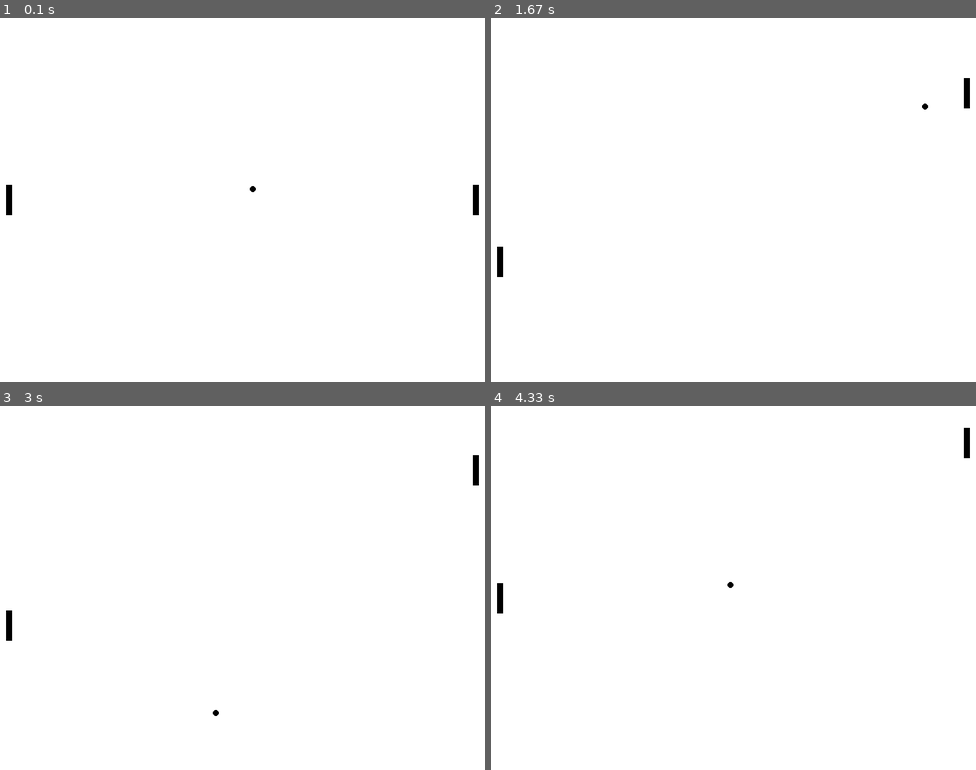
Above: before the commit, frames 1-4 (two rows, left to right).
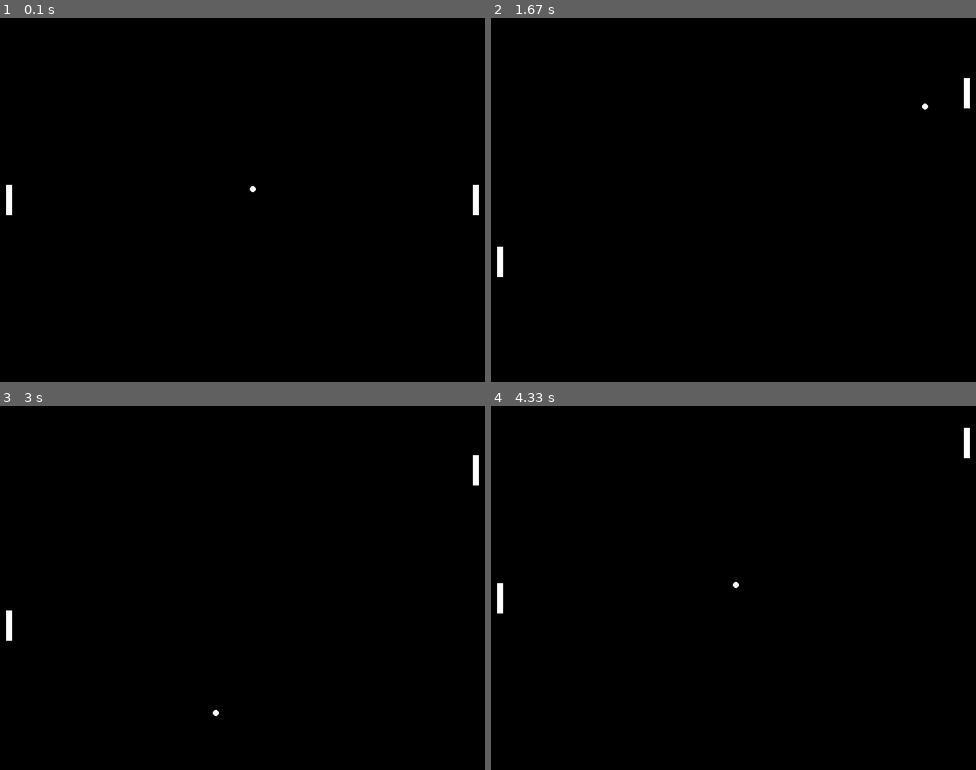
Above: after the commit, the same moments.

Repository: tk-wong/pygame-pong
Game: pygame game, started from main.py
Same seed, same stepped clock (60 frames per second), same inputs: the game is played once before the commit and once after it.
Inputs:
- Up to frame 1 (0.1 s): no input
- Up to frame 2 (1.67 s): hold S 0.33-0.8 s; hold Up 0.33-0.8 s; hold Up 0.83-1.3 s; hold W 0.83-1.3 s; hold Down 1.33-1.63 s; hold S 1.33-1.63 s
- Up to frame 3 (3 s): hold Up 1.67-2.03 s; hold W 1.67-2.03 s; hold Down 2.07-2.43 s; hold S 2.07-2.43 s; hold Up 2.47-2.77 s; hold W 2.47-2.77 s; hold Down from 2.8 s (still down); hold S from 2.8 s (still down)
- Up to frame 4 (4.33 s): release Down at 3.1 s; release S at 3.1 s; hold Up 3.13-3.5 s; hold W 3.13-3.5 s; hold Down 3.53-3.9 s; hold S 3.53-3.9 s; hold Up 3.93-4.23 s; hold W 3.93-4.23 s; hold Down from 4.27 s (still down); hold S from 4.27 s (still down)

The runs differ from the first frame. In frame 1, 100% of the frame differs, in the area x 0-100%, y 0-100%; in frame 2, 100%; in frame 3, 100%; in frame 4, 100%.

Commit message:
add Bat class for paddle functionality and integrate into main game loop

Diff:
--- /dev/null
+++ b/bat.py
@@ -0,0 +1,24 @@
+import pygame
+
+
+class Bat:
+    def __init__(self, top_left_x, top_left_y, width, height, color=(0,0,0)):
+        self.rect = pygame.Rect(top_left_x, top_left_y, width, height)
+        self.color = color
+
+    def move_up(self, speed, border_top):
+        if self.rect.top > border_top:
+            self.rect.y -= speed
+
+    def move_down(self, speed, border_bottom):
+        if self.rect.bottom < border_bottom:
+            self.rect.y += speed
+
+    def ball_hit(self, ball):
+        return self.rect.colliderect(ball)
+
+    def y(self):
+        return self.rect.y
+
+    def draw(self, screen):
+        pygame.draw.rect(screen, self.color, self.rect)
--- a/main.py
+++ b/main.py
@@ -1,6 +1,8 @@
 import math
+import random
 
 import pygame
+from bat import Bat
 
 
 def main():
@@ -10,27 +12,27 @@
     screen_height = 600
     target_fps = 60
     ball_speed = 4.5
-    ball_x, ball_y = (400, 300)
     ball_radius = 5
     is_reversed_x = False
     is_reversed_y = False
-    is_hit_left = False
-    is_hit_right = False
     screen = pygame.display.set_mode((screen_width, screen_height))
     border = screen.get_rect()
+    ball_x, ball_y = border.center
     pygame.display.set_caption("Ping Pong")
     clock = pygame.time.Clock()
     # Set up colors
     white = (255, 255, 255)
     black = (0, 0, 0)
-    red = (255, 0, 0)
-
+    background_color = black
+    object_color = white
     bat_width = 10
     bat_height = 50
     padding = 10
-    left_bat = pygame.Rect(0 + padding, screen_height // 2 - bat_height // 2, bat_width, bat_height)
-    right_bat = pygame.Rect(screen_width - bat_width - padding, screen_height // 2 - bat_height // 2, bat_width,
-                            bat_height)
+    left_bat = Bat(top_left_x=+ padding, top_left_y=screen_height // 2 - bat_height // 2, width=bat_width,
+                   height=bat_height, color=object_color)
+    right_bat = Bat(top_left_x=screen_width - bat_width - padding, top_left_y=screen_height // 2 - bat_height // 2,
+                    width=bat_width,
+                    height=bat_height, color=object_color)
     pad_speed = 5
 
     screen.fill(white)
@@ -43,34 +45,19 @@
             if event.type == pygame.QUIT:
                 pygame.quit()
                 exit()
-
-        # Update the display
-        # pygame.display.flip()
-        # Fill the screen with white color
-
-        # if is_hit_left and ball_x >= border.center[0]:
-        #     is_hit_left = False
-        # if is_hit_right and ball_x <= border.center[0]:
-        #     is_hit_right = False
-
-        screen.fill(white)
-        # hit_box_x = ball_x - ball_radius
-        # hit_box_y = ball_y - ball_radius
-        # hit_box_size = ball_radius * 2
-        # hit_box = pygame.Rect(hit_box_x, hit_box_y, hit_box_size, hit_box_size)
-        # pygame.draw.rect(screen, red, hit_box,1)
-        pygame.draw.rect(screen, black, left_bat)
-        pygame.draw.rect(screen, black, right_bat)
-        ball = pygame.draw.circle(screen, black, (ball_x, ball_y), ball_radius)
+        screen.fill(background_color)
+        left_bat.draw(screen)
+        right_bat.draw(screen)
+        ball = pygame.draw.circle(screen, object_color, (ball_x, ball_y), ball_radius)
         keys = pygame.key.get_pressed()
-        if keys[pygame.K_UP] and right_bat.y > 0:
-            right_bat.y -= pad_moving_speed
-        if keys[pygame.K_DOWN] and right_bat.y + bat_height < border.bottom:
-            right_bat.y += pad_moving_speed
-        if keys[pygame.K_w] and left_bat.y > 0:
-            left_bat.y -= pad_moving_speed
-        if keys[pygame.K_s] and left_bat.y + bat_height < border.bottom:
-            left_bat.y += pad_moving_speed
+        if keys[pygame.K_UP] and right_bat.rect.y > 0:
+            right_bat.move_up(pad_moving_speed, border.top)
+        if keys[pygame.K_DOWN] and right_bat.rect.y + bat_height < border.bottom:
+            right_bat.move_down(pad_moving_speed, border.bottom)
+        if keys[pygame.K_w] and left_bat.rect.y > 0:
+            left_bat.move_up(pad_moving_speed, border.top)
+        if keys[pygame.K_s] and left_bat.rect.y + bat_height < border.bottom:
+            left_bat.move_down(pad_moving_speed, border.bottom)
         if is_reversed_x:
             ball_x -= moving_speed
         else:
@@ -82,31 +69,28 @@
             ball_y -= moving_speed
         if hit_top(ball_radius, ball_y, border) or hit_bottom(ball_radius, ball_y, border):
             is_reversed_y = not is_reversed_y
-        if hit_bat(ball, left_bat) or hit_bat(ball, right_bat):
+        left_bat_hit = left_bat.ball_hit(ball)
+        right_bat_hit = right_bat.ball_hit(ball)
+        hit_left_border = hit_left(ball_radius, ball_x, border)
+        hit_right_border = hit_right(ball_radius, ball_x, border)
+        if left_bat_hit or right_bat_hit:
             is_reversed_x = not is_reversed_x
-            if hit_bat(ball, left_bat):
-                ball_x = left_bat.right + ball_radius
+            if left_bat_hit:
+                ball_x = left_bat.rect.right + ball_radius
                 # is_hit_left = True
                 # is_hit_right = False
-            elif hit_bat(ball, right_bat):
-                ball_x = right_bat.left - ball_radius
+            elif right_bat_hit:
+                ball_x = right_bat.rect.left - ball_radius
                 # is_hit_right = True
                 # is_hit_left = False
-        elif hit_left(ball_radius, ball_x, border) or hit_right(ball_radius, ball_x, border):
-            ball_x,ball_y = border.center
-
-
-
-        # if ball_y < 0:
-        #     is_reversed_y = True
-        # elif ball_y > screen_height:
-        #     is_reversed_y = False
-        # screen.blit(ball, (400, 300))
-        # Update the display
+        elif hit_left_border or hit_right_border:
+            ball_x, ball_y = border.center
+            if hit_left_border:
+                is_reversed_x = False
+            else:
+                is_reversed_x = True
+            is_reversed_y = random.choice([True, False])
         pygame.display.update()
-        # Limit the frame rate
-        # pygame.time.Clock().tick(fps)
-        # ball.move(5,5)
 
 
 def hit_bottom(ball_radius, ball_y, border):
@@ -125,9 +109,5 @@
     return ball_x - ball_radius < border.left
 
 
-def hit_bat(ball, bat):
-    return ball.colliderect(bat)
-
-
 if __name__ == '__main__':
     main()
Empty file added: __init__.py
